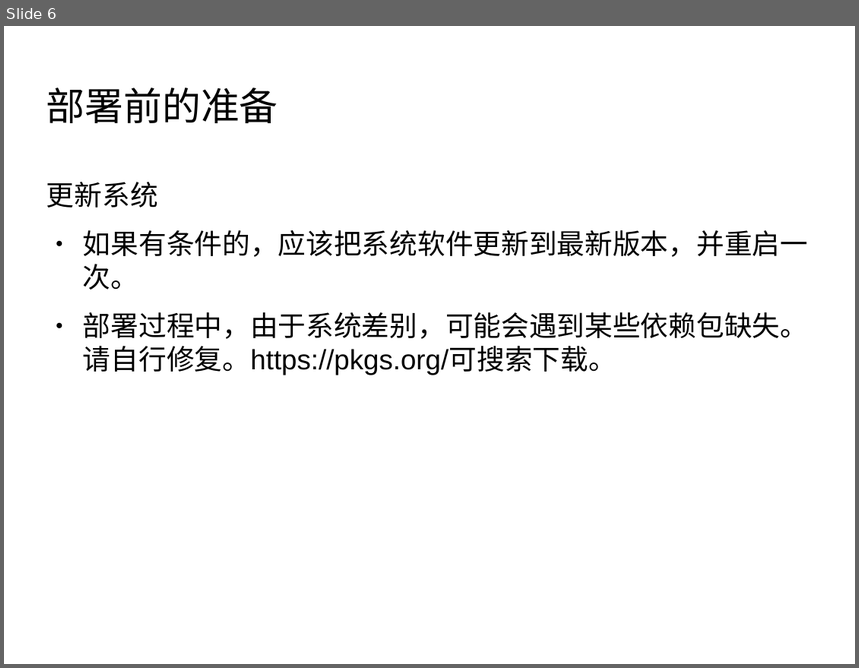
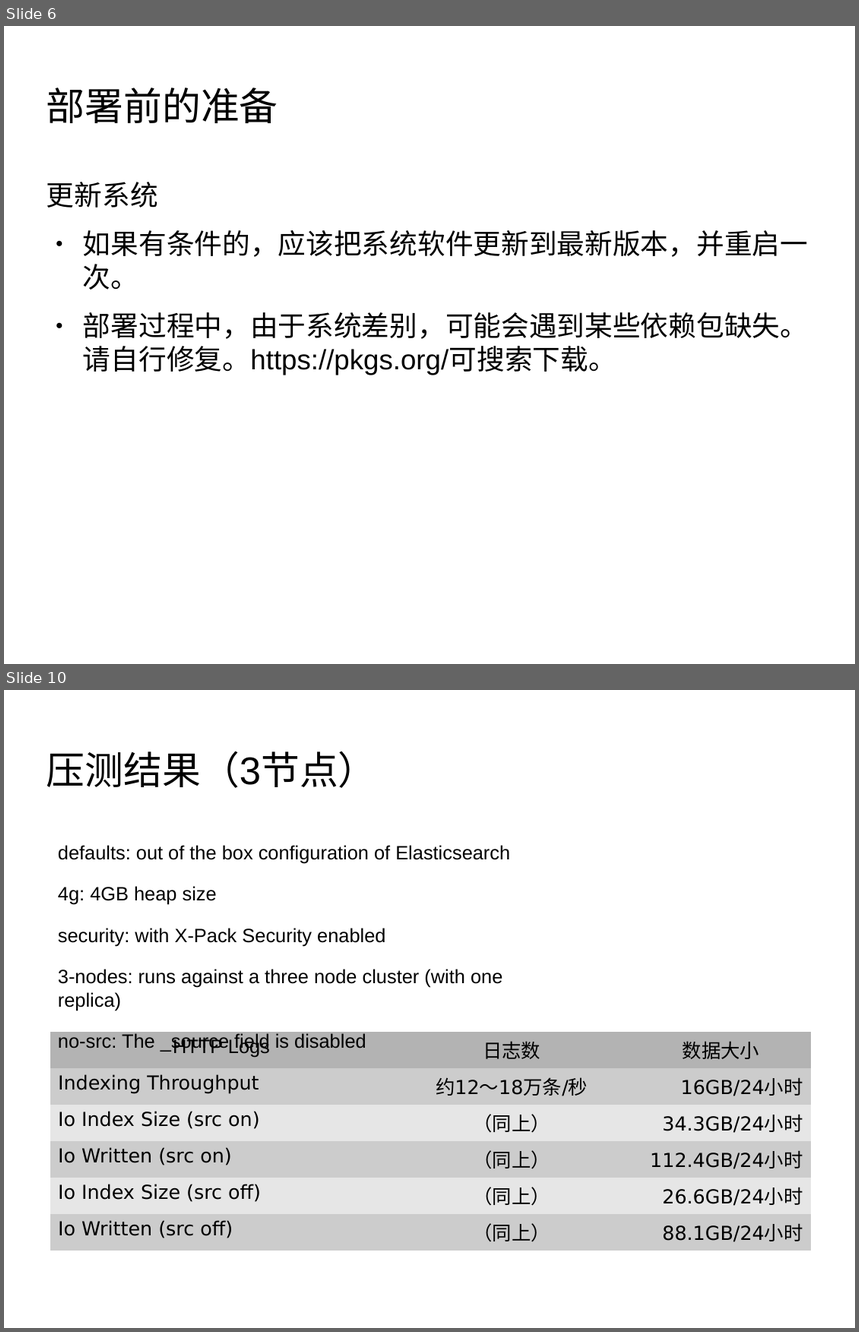
Before and after one commit to bottlelee/ansible-elk-deploy, a slide deck: docs/Arch_intro.odp. Shown one above the other, each under a label of ours: slide 6 before the commit, slides 6 and 10 after it; the slides between them are not shown. The pictures are 859x668 and 859x1332 pixels, drawn with LibreOffice and Linux fonts; fonts in the diff are those of the drawing; background and template pictures are left out. Boxes give left, top, right and bottom in pixels: in the first picture for what was removed or moved away, otherwise in the second. Text is boxed around its words. In the diff, an @@ line names an element or a change of style, - is before the commit and + after.

```diff
--- a/docs/Arch_intro.odp
+++ b/docs/Arch_intro.odp
@@ slide 10 added at (4,690,855,1328), background picture (left out) @@
@@ title added at (47,751,377,788), 36 pt, text #000000 @@
+压测结果（3节点）
@@ text added at (58,845,510,1053), 18 pt, text #000000 @@
+defaults: out of the box configuration of Elasticsearch
+4g: 4GB heap size
+security: with X-Pack Security enabled
+3-nodes: runs against a three node cluster (with one replica)
+no-src: The _source field is disabled
@@ table added at (50,1032,811,1252), 6 rows, 3 columns @@
+HTTP Logs | 日志数 | 数据大小
+Indexing Throughput | 约12～18万条/秒 | 16GB/24小时
+Io Index Size (src on) | （同上） | 34.3GB/24小时
+Io Written (src on) | （同上） | 112.4GB/24小时
+Io Index Size (src off) | （同上） | 26.6GB/24小时
+Io Written (src off) | （同上） | 88.1GB/24小时
```
Also in this commit, not shown: 3 slides changed, 7 other slides added, 4 other files.
